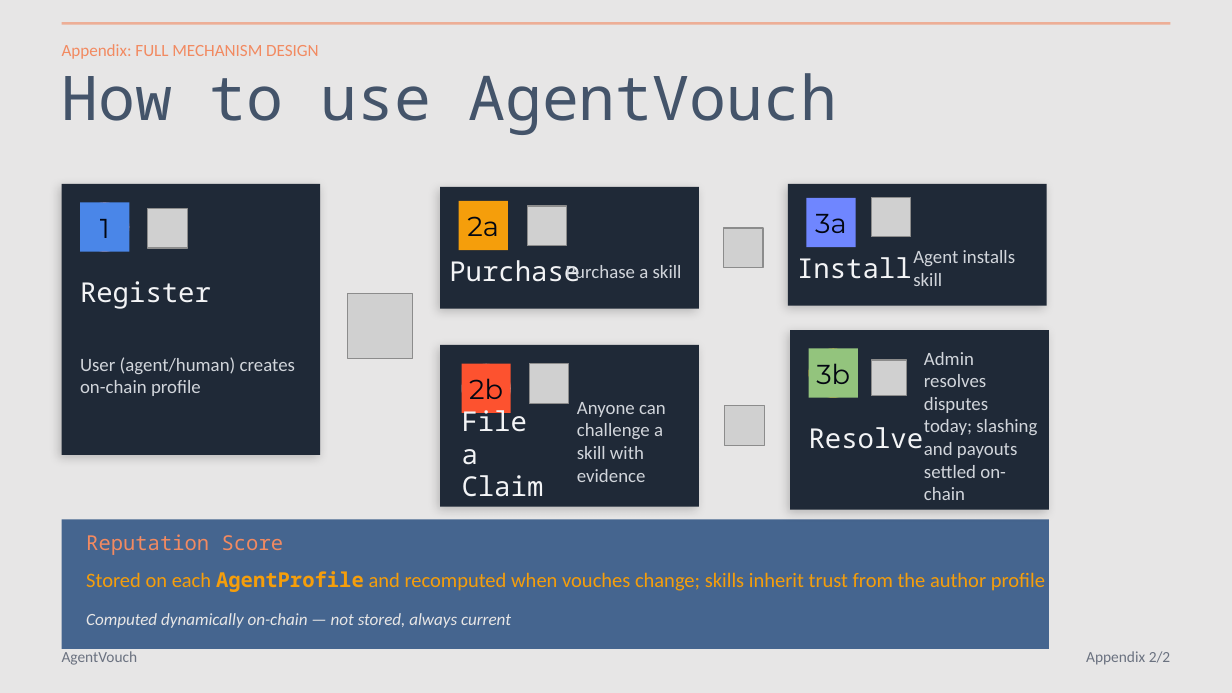
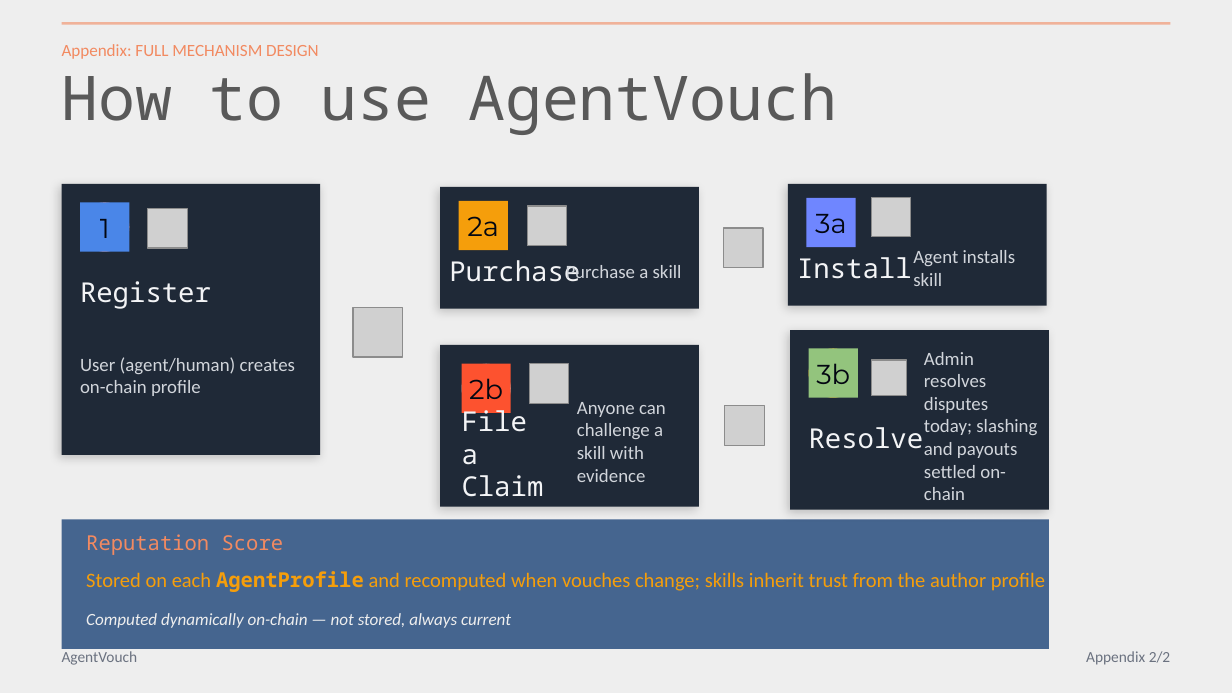
Before and after one commit to dirtybits/agent-reputation-oracle, a slide deck: slide 15 of pitch/AgentVouch_walkthrough.pptx (slide 16 before the commit). Drawn at 1232x693 pixels with LibreOffice and Linux fonts; fonts in the diff are those of the drawing; grey boxes stand for pictures. Boxes give left, top, right and bottom in pixels: in the first picture for what was removed or moved away, otherwise in the second. Text is boxed around its words. In the diff, an @@ line names an element or a change of style, - is before the commit and + after.

```diff
--- a/pitch/AgentVouch_walkthrough.pptx
+++ b/pitch/AgentVouch_walkthrough.pptx
@@ background #E7E6E6 to #EEEEEE @@
@@ text "How to use AgentVouch" at (62,73,838,135): text colour #44546A to #595959 @@
@@ picture: place and size @@
-picture at (347,293,413,359)
+picture at (354,308,403,357)
```
Also in this commit, not shown: 13 other slides changed, 3 slides added, 3 slides removed, 1 other file.
